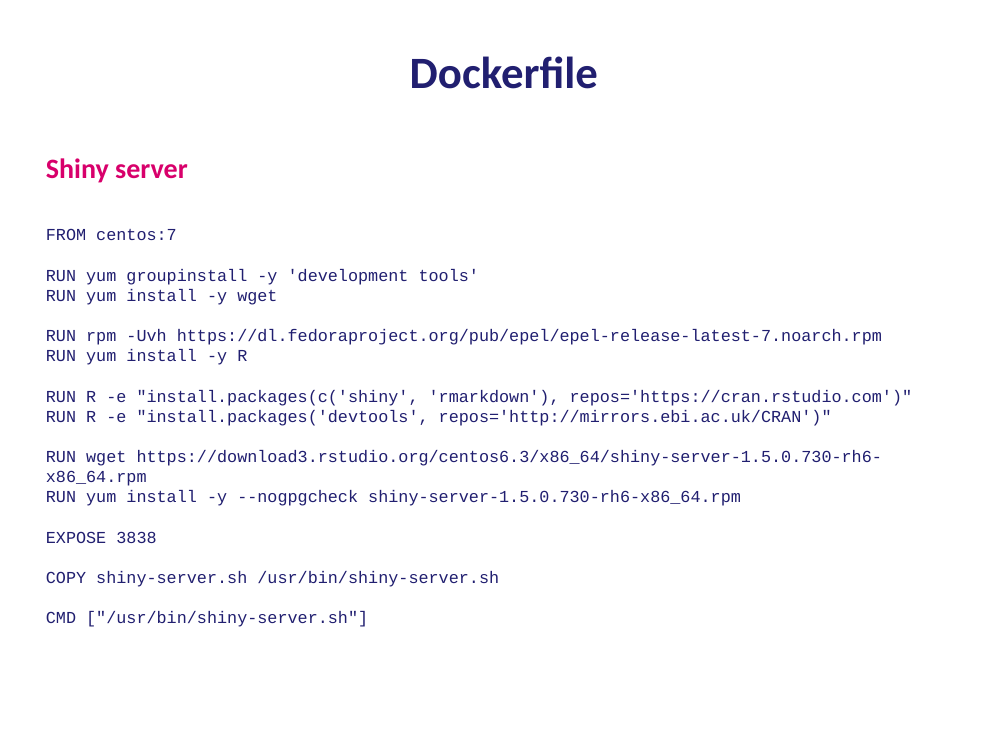
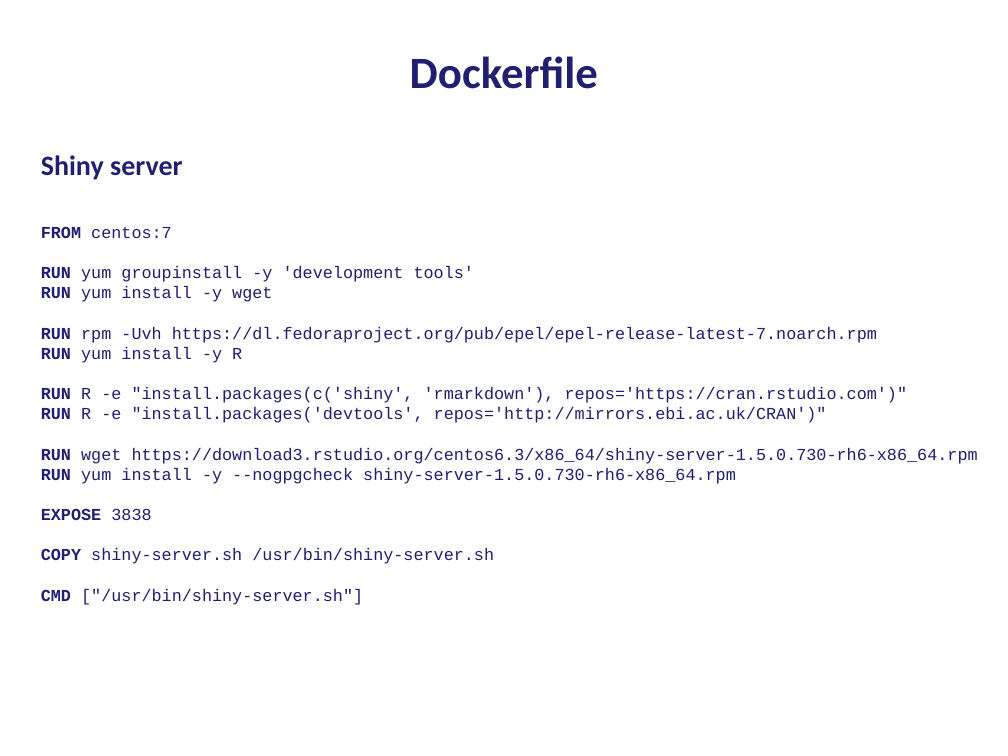
Before and after one commit to bioinformatics-core-shared-training/docker-4-bioinformatics, a slide deck: slide 7 of IntroductionToDocker.pptx (slide 5 before the commit). Drawn at 1008x756 pixels with LibreOffice and Linux fonts; fonts in the diff are those of the drawing. Boxes give left, top, right and bottom in pixels: in the first picture for what was removed or moved away, otherwise in the second. Text is boxed around its words. In the diff, an @@ line names an element or a change of style, - is before the commit and + after.

Commit message:
Added slides showing some basic docker commands and how to build an image

```diff
--- a/IntroductionToDocker.pptx
+++ b/IntroductionToDocker.pptx
@@ text "Shiny server" at (41,155,978,605): text colour #D8006B to #211F70 in "Shiny server"; bold on in "FROM", "RUN", "RUN", "RUN" and 8 more places @@
```
Also in this commit, not shown: 8 other slides changed, 2 slides added.
